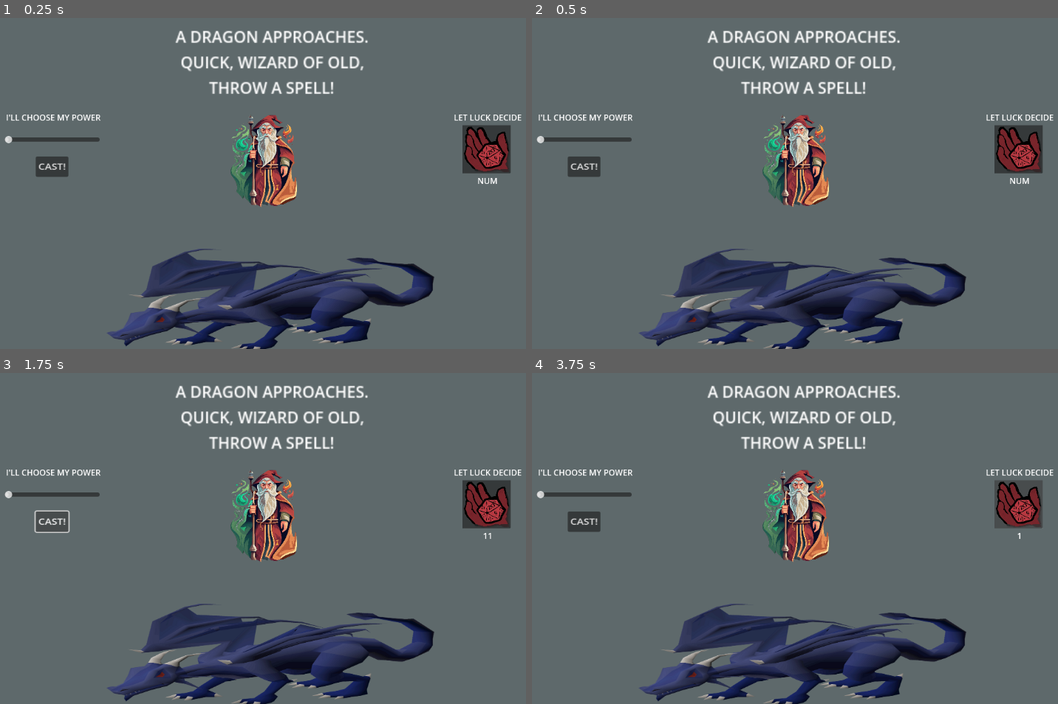
Above: before the commit, frames 1-4 (two rows, left to right).
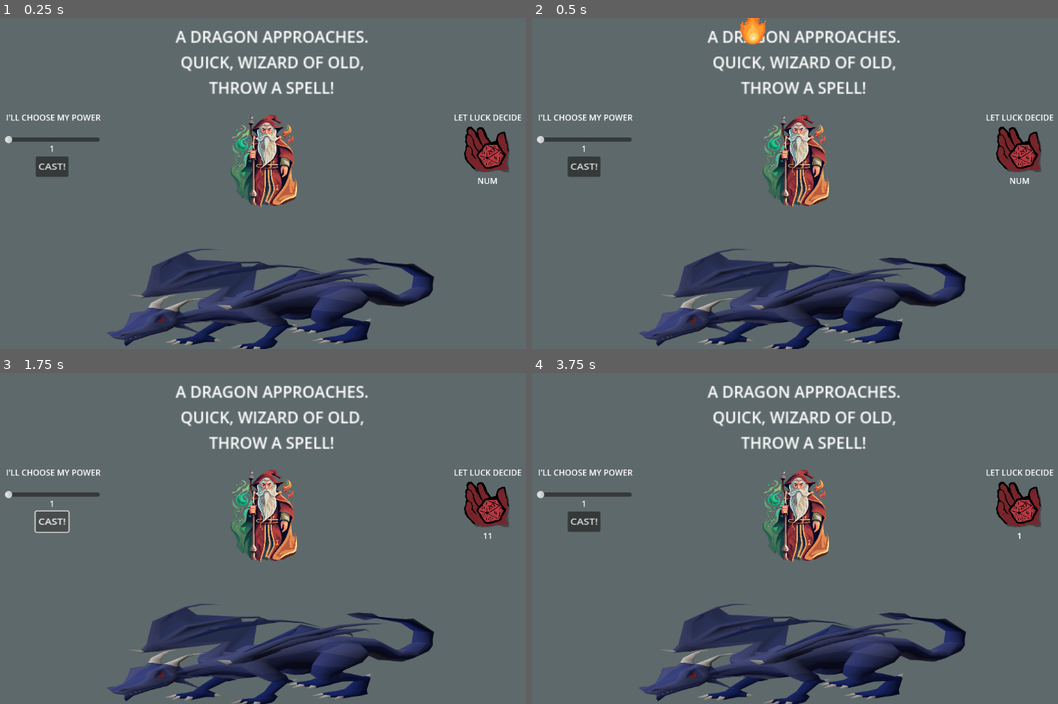
Above: after the commit, the same moments.

Repository: DMGTUD/DMG-Test-Starter
Game: Godot game, scene res://Main.tscn
Two runs of this game, one before a commit and one after it. Both use one fixed random seed, a clock stepped at 60 frames per second and the inputs below.
Inputs (mouse positions are in pixels of both pictures, inside the frame that each line leads up to):
- Up to frame 1 (0.25 s): no input
- Up to frame 2 (0.5 s): no input
- Up to frame 3 (1.75 s): click (483, 505) at 0.5 s; click "CAST!" at 1.25 s
- Up to frame 4 (3.75 s): click (1015, 505) at 2 s; click "CAST!" at 2.75 s; click (1015, 505) at 3.5 s

The runs differ from the first frame. In frame 1, 0.5% of the frame differs, in the area x 9-98%, y 32-47%; in frame 2, 0.8%, in the area x 9-98%, y 0-47%; in frame 3, 0.5%; in frame 4, 0.4%.

Commit message:
Lambon

Diff:
--- a/DMG Project/Control.gd
+++ b/DMG Project/Control.gd
@@ -1,9 +1,13 @@
 extends Control
 
+
 var NumFireballs = 1
+var ControlN = NumFireballs
+
 
 func _on_button_pressed():
 	NumFireballs = randi_range(1,20)
+	ControlN = NumFireballs
 	$MarginContainer6/Diceroll.text = str(NumFireballs)
 
 
@@ -13,7 +17,14 @@
 
 func _on_h_slider_value_changed(value):
 	NumFireballs = value
+	ControlN = NumFireballs
 	$SliderNum.text = str(NumFireballs)
 
 
-#func _on_cast_button_pressed():
+func _on_cast_button_pressed():
+	while ControlN > 0:
+		var scene_to_instance = preload("res://FireballPref.tscn")
+
+
+
+		ControlN=ControlN-1
--- /dev/null
+++ b/DMG Project/FireballPref.gd
@@ -0,0 +1,7 @@
+extends RigidBody2D
+
+
+
+
+func _on_area_2d_area_entered(area):
+	queue_free()
--- /dev/null
+++ b/DMG Project/FireballPref.tscn
@@ -0,0 +1,28 @@
+[gd_scene load_steps=5 format=3 uid="uid://b86tcdd81xyc2"]
+
+[ext_resource type="Texture2D" uid="uid://c4dvmroyuhs3u" path="res://fireball.webp" id="1_e2xr0"]
+[ext_resource type="Script" path="res://FireballPref.gd" id="1_undvg"]
+
+[sub_resource type="RectangleShape2D" id="RectangleShape2D_jviit"]
+
+[sub_resource type="RectangleShape2D" id="RectangleShape2D_x323d"]
+
+[node name="RigidBody2D" type="RigidBody2D"]
+script = ExtResource("1_undvg")
+
+[node name="CollisionShape2D" type="CollisionShape2D" parent="."]
+scale = Vector2(3.555, 3.555)
+shape = SubResource("RectangleShape2D_jviit")
+disabled = true
+debug_color = Color(0, 0.6, 0.701961, 0)
+
+[node name="Area2D" type="Area2D" parent="CollisionShape2D"]
+
+[node name="CollisionShape2D" type="CollisionShape2D" parent="CollisionShape2D/Area2D"]
+shape = SubResource("RectangleShape2D_x323d")
+
+[node name="Sprite2D" type="Sprite2D" parent="CollisionShape2D/Area2D/CollisionShape2D"]
+scale = Vector2(0.06, 0.06)
+texture = ExtResource("1_e2xr0")
+
+[connection signal="area_entered" from="CollisionShape2D/Area2D" to="." method="_on_area_2d_area_entered"]
--- a/DMG Project/Main.tscn
+++ b/DMG Project/Main.tscn
@@ -1,10 +1,17 @@
-[gd_scene load_steps=6 format=3 uid="uid://douti3gvb8i45"]
+[gd_scene load_steps=9 format=3 uid="uid://douti3gvb8i45"]
 
 [ext_resource type="Script" path="res://Main.gd" id="1_c1ysl"]
 [ext_resource type="Texture2D" uid="uid://qorf00uxas2n" path="res://mordor.png" id="1_fanqe"]
 [ext_resource type="Texture2D" uid="uid://bysu7tx10cvnl" path="res://dragon.webp" id="2_wf73x"]
 [ext_resource type="Texture2D" uid="uid://35a1jvl4cap6" path="res://roll.webp" id="3_7l8yi"]
 [ext_resource type="Script" path="res://Control.gd" id="4_8xj4k"]
+[ext_resource type="PackedScene" uid="uid://b86tcdd81xyc2" path="res://FireballPref.tscn" id="6_202mp"]
+
+[sub_resource type="RectangleShape2D" id="RectangleShape2D_dmeq7"]
+size = Vector2(618.265, 441.29)
+
+[sub_resource type="RectangleShape2D" id="RectangleShape2D_g34d1"]
+size = Vector2(619.262, 291.929)
 
 [node name="Node2D" type="Node2D"]
 script = ExtResource("1_c1ysl")
@@ -98,6 +105,7 @@
 [node name="Button" type="Button" parent="Control/MarginContainer5"]
 layout_mode = 2
 icon = ExtResource("3_7l8yi")
+flat = true
 
 [node name="SliderNum" type="Label" parent="Control"]
 layout_mode = 2
@@ -105,6 +113,7 @@
 offset_top = 245.0
 offset_right = 418.0
 offset_bottom = 268.0
+text = "1"
 horizontal_alignment = 1
 vertical_alignment = 1
 
@@ -135,9 +144,27 @@
 scale = Vector2(0.22, 0.22)
 texture = ExtResource("1_fanqe")
 
-[node name="Dragon" type="Sprite2D" parent="."]
+[node name="RigidBody2D" parent="." instance=ExtResource("6_202mp")]
+z_index = 1
+position = Vector2(487, -96)
+
+[node name="StaticBody2D" type="StaticBody2D" parent="."]
 position = Vector2(584, 551)
 scale = Vector2(1, 0.413296)
+
+[node name="CollisionShape2D" type="CollisionShape2D" parent="StaticBody2D"]
+position = Vector2(27, 21.0455)
+scale = Vector2(1.00281, 0.994587)
+shape = SubResource("RectangleShape2D_dmeq7")
+disabled = true
+
+[node name="Area2D" type="Area2D" parent="StaticBody2D/CollisionShape2D"]
+
+[node name="CollisionShape2D" type="CollisionShape2D" parent="StaticBody2D/CollisionShape2D/Area2D"]
+position = Vector2(0.498535, 68.8513)
+shape = SubResource("RectangleShape2D_g34d1")
+
+[node name="Dragon" type="Sprite2D" parent="StaticBody2D"]
 texture = ExtResource("2_wf73x")
 
 [connection signal="pressed" from="Control/MarginContainer5/Button" to="Control" method="_on_button_pressed"]
